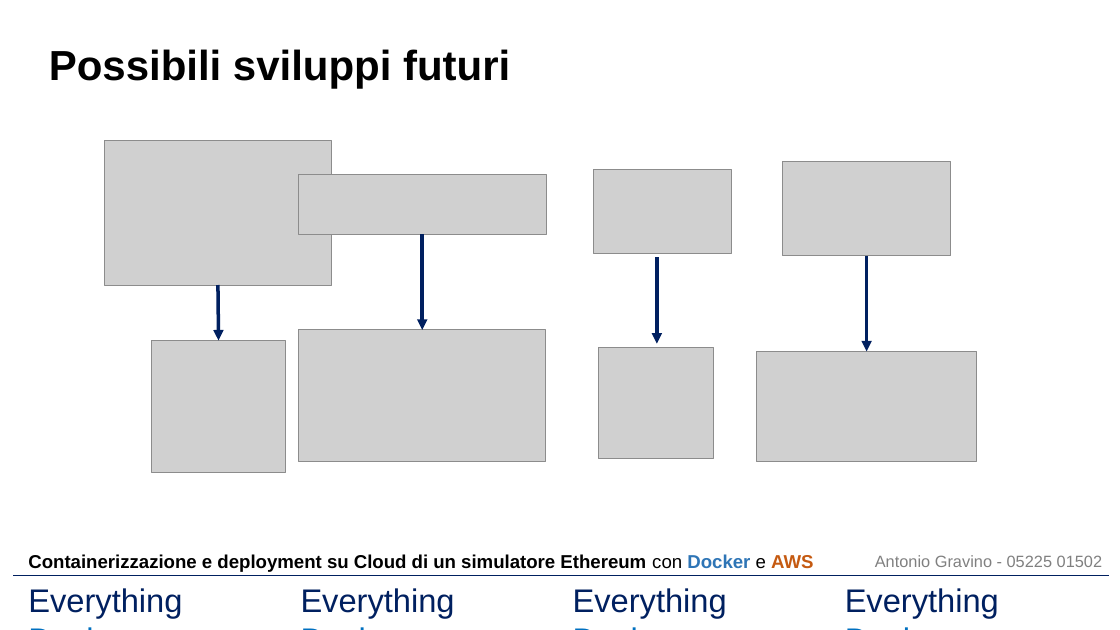
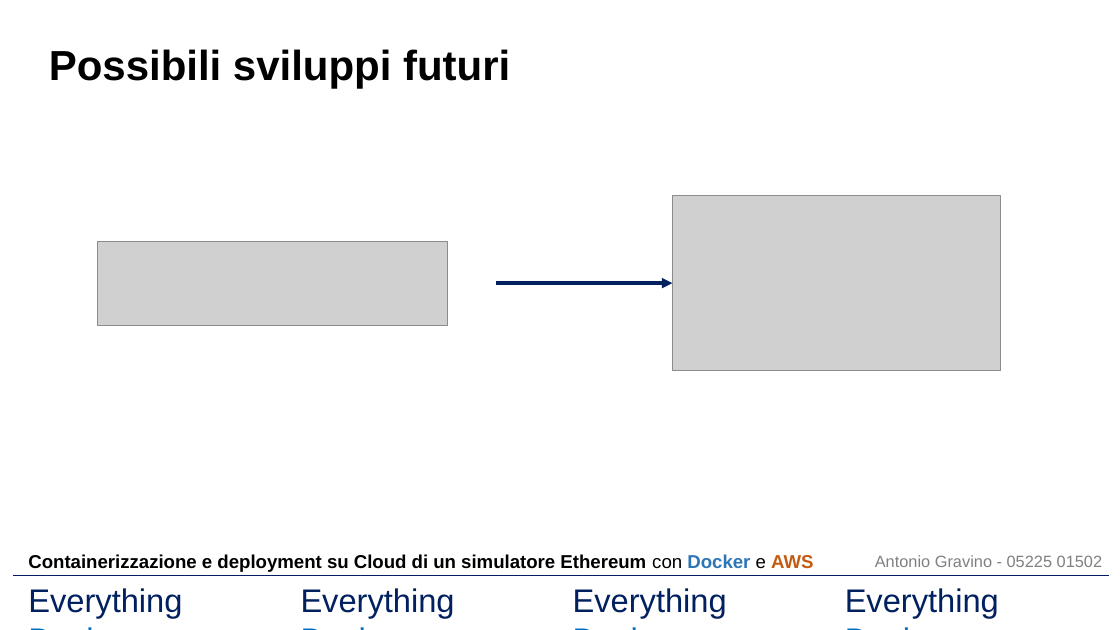
Before and after one commit to HarukiKondo/ganache-ec2, a slide deck: slide 11 of deliverables/showcase.pptx. Drawn at 1120x630 pixels with LibreOffice and Linux fonts; fonts in the diff are those of the drawing; grey boxes stand for pictures. Boxes give left, top, right and bottom in pixels: in the first picture for what was removed or moved away, otherwise in the second. Text is boxed around its words. In the diff, an @@ line names an element or a change of style, - is before the commit and + after.

Commit message:
Update showcase

```diff
--- a/deliverables/showcase.pptx
+++ b/deliverables/showcase.pptx
@@ picture removed at [105, 140, 331, 285] @@
@@ picture removed at [593, 170, 731, 254] @@
@@ picture removed at [782, 161, 951, 256] @@
@@ picture: place and size @@
-picture at [298, 330, 545, 462]
+picture at [672, 196, 1001, 371]
@@ picture: place and size @@
-picture at [298, 175, 547, 234]
+picture at [97, 241, 448, 325]
@@ arrow removed from (657, 258) to (657, 344) @@
@@ arrow removed from (867, 256) to (867, 351) @@
@@ arrow removed from (218, 285) to (218, 340) @@
@@ arrow moved from (423, 234) - (423, 330) to (497, 283) - (672, 283) @@
@@ picture removed at [152, 340, 286, 472] @@
@@ picture removed at [599, 348, 714, 460] @@
@@ picture removed at [756, 351, 976, 461] @@
```
